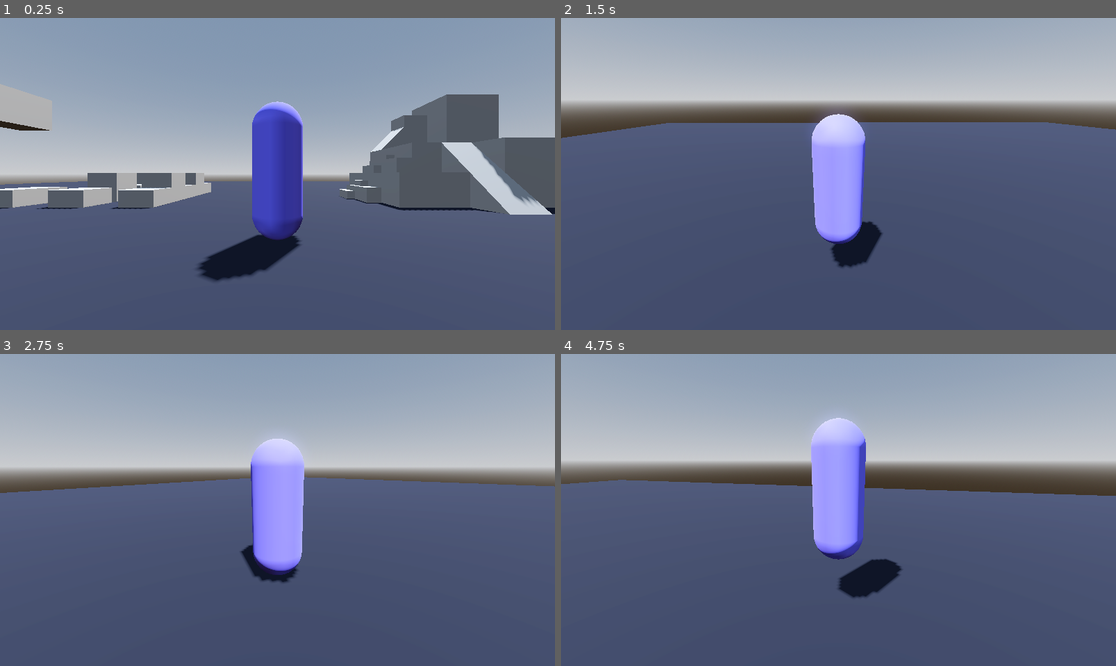
Above: before the commit, frames 1-4 (two rows, left to right).
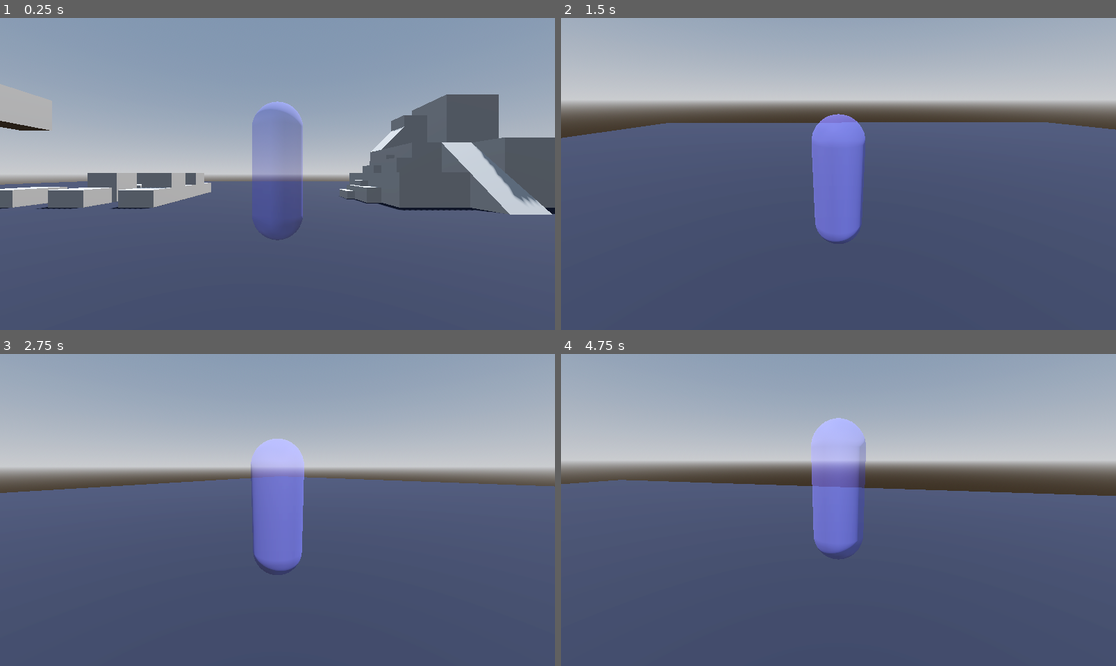
Above: after the commit, the same moments.

Repository: PantheraDigital/GodotCharacterStep
Game: Godot game, scene res://scenes/level.tscn
The game is run twice, just before and just after one commit, with the same random seed, the same clock (stepped at 60 frames per second) and the same inputs.
Inputs (mouse positions are in pixels of both pictures, inside the frame that each line leads up to):
- Up to frame 1 (0.25 s): no input
- Up to frame 2 (1.5 s): move the mouse to (960, 158) at 0.52 s; hold D (move_right) 0.53-1.28 s; click (960, 158) at 0.67 s; tap Space (jump) at 0.77 s; move the mouse to (810, 174) at 1.27 s; hold W (move_forward) from 1.28 s (still down)
- Up to frame 3 (2.75 s): keep holding W (move_forward); tap Space (jump) at 1.52 s; move the mouse to (288, 503) at 2.02 s
- Up to frame 4 (4.75 s): keep holding W (move_forward); move the mouse to (832, 516) at 2.77 s; click (832, 516) at 2.92 s; tap Space (jump) at 3.02, 3.77, 4.52 s; move the mouse to (877, 513) at 3.52 s; move the mouse to (794, 506) at 4.27 s

The runs differ from the first frame. In frame 1, 5.1% of the frame differs, in the area x 1-97%, y 25-85%; in frame 2, 4.3%; in frame 3, 3.5%; in frame 4, 4.2%.

Commit message:
snapped_intersect_ray update
added snapped_intersect_ray function that uses raytraces parallel to the ground to reduce step_up calls. 
step_up has also been improved for more accurate usage. It now returns a dictionary with the collision point and collision normal rather than just a location to move to. This was done to make the returned results more clear and usage of the results in other scripts less constrained to a specific implementation by returning general data.

Diff:
--- a/scenes/level.tscn
+++ b/scenes/level.tscn
@@ -35,7 +35,7 @@
 environment = SubResource("Environment_oi3di")
 
 [node name="CharacterBody3D" parent="." instance=ExtResource("1_w7c3h")]
-transform = Transform3D(1, 0, 0, 0, 1, 0, 0, 0, 1, 0.0281525, 0.981714, -0.721107)
+transform = Transform3D(1, 0, 0, 0, 1, 0, 0, 0, 1, 0.0281525, 1.01738, -0.721107)
 
 [node name="MeshInstance3D" type="MeshInstance3D" parent="."]
 transform = Transform3D(1, 0, 0, 0, 1, 0, 0, 0, 1, 0, -0.5, 0)
--- a/scenes/player.tscn
+++ b/scenes/player.tscn
@@ -6,13 +6,15 @@
 radius = 0.375
 
 [sub_resource type="StandardMaterial3D" id="StandardMaterial3D_3vyb7"]
-albedo_color = Color(0.429667, 0.41, 1, 1)
+transparency = 1
+albedo_color = Color(0.429667, 0.41, 1, 0.368627)
 
 [sub_resource type="CapsuleMesh" id="CapsuleMesh_4flbx"]
 material = SubResource("StandardMaterial3D_3vyb7")
 radius = 0.375
 
 [node name="CharacterBody3D" type="CharacterBody3D"]
+floor_constant_speed = true
 script = ExtResource("1_4flbx")
 
 [node name="CollisionShape3D" type="CollisionShape3D" parent="."]
--- a/scripts/Player.gd
+++ b/scripts/Player.gd
@@ -54,14 +54,40 @@
 		velocity.x = move_toward(velocity.x, 0, SPEED)
 		velocity.z = move_toward(velocity.z, 0, SPEED)
 
+
+	var perform_step := false
+	if !move_direction.is_zero_approx():
+		# set up variables
+		var start : Vector3 = Vector3(global_position.x, global_position.y - (_collision_shape_3d.shape.height / 2), global_position.z)
+		var start_offset : Vector3 = Vector3.ZERO
+		var direction : Vector3 = Vector3(velocity.x, 0.0, velocity.z).normalized()
+		var width : float = _collision_shape_3d.shape.radius * 0.5
+		var full_width : float = width + _collision_shape_3d.shape.radius
+		# perform ray casts
+		var center_result = CharacterStep3D.snapped_intersect_ray(get_world_3d().direct_space_state, start, direction, full_width, false, [self])
+		start_offset = ((direction.rotated(Vector3.UP, deg_to_rad(90))).normalized() * width)
+		var left_result = CharacterStep3D.snapped_intersect_ray(get_world_3d().direct_space_state, start + start_offset, direction, full_width, false, [self])
+		start_offset = ((direction.rotated(Vector3.UP, deg_to_rad(-90))).normalized() * width)
+		var right_result = CharacterStep3D.snapped_intersect_ray(get_world_3d().direct_space_state, start + start_offset, direction, full_width, false, [self])
+		# process results
+		if center_result.has("normal"):
+			perform_step = center_result.normal.angle_to(Vector3.UP) > floor_max_angle
+		elif left_result.has("normal"):
+			perform_step = left_result.normal.angle_to(Vector3.UP) > floor_max_angle
+		elif right_result.has("normal"):
+			perform_step = right_result.normal.angle_to(Vector3.UP) > floor_max_angle
+		elif center_result.has("error") and left_result.has("error") and right_result.has("error") and get_floor_normal().angle_to(Vector3.UP) <= floor_max_angle:
+			# trigger step if all rays fail
+			# this is good for small steps
+			perform_step = true
+
 	# step_up should come BEFORE move_and_slide
 	# move_and_slide will smooth the movement of the character after step_up
-	if !move_direction.is_zero_approx():
-		var step : Vector3 = CharacterStep3D.step_up(self, _collision_shape_3d, MAX_STEP_UP)
-		if step != global_position:
-			global_position = step
-			# alternate usage
-			#global_position.y = step.y
+	if !move_direction.is_zero_approx() and perform_step:
+		var step : Dictionary = CharacterStep3D.step_up(self, _collision_shape_3d, MAX_STEP_UP)
+		if step and step["normal"].angle_to(Vector3.UP) <= floor_max_angle:
+			# center point of player is in the middle so we need to raise it half of its height to align the bottom to the ground
+			global_position.y = step["point"].y + (_collision_shape_3d.shape.height / 2)
 
 	move_and_slide()
 
--- a/scripts/character_step.gd
+++ b/scripts/character_step.gd
@@ -34,8 +34,6 @@
 
 ## Project the CharacterBody3D down to find suitable ground to “step down” to.
 ## Place AFTER CharacterBody3D.move_and_slide()
-##
-## Uses CharacterBody3D velocity to determine projection direction, unless direction argument is set (use a normalized vector)
 ##
 ## Returns a global position for the CharacterBody3D to move to.
 ##   The position is either a found suitable location to “step down” to,
@@ -84,59 +82,139 @@
 ## Project the CharacterBody3D up and over a ledge to find suitable ground to “step up” to.
 ## Place BEFORE CharacterBody3D.move_and_slide()
 ##
-## Uses CharacterBody3D velocity to determine projection direction, unless direction argument is set (use a normalized vector)
-##
-## Returns a global position for the CharacterBody3D to move to.
-##    The position is either a found suitable location to “step up” to,
-##    or the CharacterBody3D’s current global_position indicating no movement can be taken.
-static func step_up(body : CharacterBody3D, collider : CollisionShape3D, max_step_height : float, direction : Vector3 = Vector3.INF) -> Vector3:
+## Use distance to override the distance step_up checks for steps. Defaultly uses half of the collider size.
+## Use direction to override the direction step_up checks for steps. Defailtly uses body.velocity without body.velocity.y
+##
+## Returns a Dictionary of the ledge position and ledge normal
+static func step_up(body : CharacterBody3D, collider : CollisionShape3D, max_step_height : float, distance : float = -1.0, direction : Vector3 = Vector3.INF) -> Dictionary:
+	const BAD_POSITION = {"point":Vector3.INF, "normal":Vector3.INF}
 	if body.velocity.is_zero_approx():
-		return body.global_position
+		return BAD_POSITION
 
 	var body_test_result = PhysicsTestMotionResult3D.new()
 	var body_test_params = PhysicsTestMotionParameters3D.new()
 
-	# colision projections will go forward 1/4 the width of the collider
-	var vel_normalized : Vector3 = direction if (!direction.is_equal_approx(Vector3.INF)) else body.velocity.normalized()
-	var collider_width : float = 0.0
-	if "radius" in collider.shape:
-		collider_width = collider.shape.radius / 2.0
-	elif "size" in collider.shape:
-		collider_width = (collider.shape.size.z / 2.0) / 2.0
+	var vel_normalized : Vector3 = direction if direction.is_normalized() else direction.normalized()
+	if (direction.is_equal_approx(Vector3.INF)):
+		# remove gravity to project straight forward
+		vel_normalized = Vector3(body.velocity.x, 0.0, body.velocity.z).normalized()
+
+	var collider_width : float = distance
+	if distance < 0.0:
+		# colision projections will go forward 1/4 the width of the collider
+		if "radius" in collider.shape:
+			collider_width = collider.shape.radius / 2.0
+		elif "size" in collider.shape:
+			collider_width = (collider.shape.size.z / 2.0) / 2.0
 
 	body_test_params.from = body.global_transform
 	body_test_params.motion = vel_normalized * collider_width
-	body_test_params.motion.y = 0.0 # remove gravity to project straight forward
 
 
 	# project forward #
 	if !PhysicsServer3D.body_test_motion(body.get_rid(), body_test_params, body_test_result):
-		return body.global_position
+		return BAD_POSITION
 
 	var remaining_forward_vector : Vector3 = body_test_result.get_remainder()
 	body_test_params.from = body_test_params.from.translated(body_test_result.get_travel())
-
 
 	# project up #
 	body_test_params.motion = Vector3(0, max_step_height, 0)
 	PhysicsServer3D.body_test_motion(body.get_rid(), body_test_params, body_test_result)
 	body_test_params.from = body_test_params.from.translated(body_test_result.get_travel())
 
-
 	# project forward remaining forward dist #
 	body_test_params.motion = remaining_forward_vector
 	PhysicsServer3D.body_test_motion(body.get_rid(), body_test_params, body_test_result)
 	body_test_params.from = body_test_params.from.translated(body_test_result.get_travel())
 
-
 	# project down #
 	body_test_params.motion = Vector3(0, -max_step_height, 0)
 	if !PhysicsServer3D.body_test_motion(body.get_rid(), body_test_params, body_test_result):
-		return body.global_position
+		return BAD_POSITION
 
 	if body.floor_max_angle < Vector3.UP.angle_to(body_test_result.get_collision_normal()):
-		return body.global_position
-
-	body_test_params.from = body_test_params.from.translated(body_test_result.get_travel())
+		return BAD_POSITION
+
 	# the returned position is at the height of the step and the distance of the first projection forward (aka the step ledge)
-	return body_test_params.from.origin - remaining_forward_vector
+	return {"point": body_test_result.get_collision_point(), "normal": body_test_result.get_collision_normal()}
+
+## Snap intersect ray to the ground below origin, making it parallel to the ground.
+## Will not raycast if ground is not found, unless allways_cast is set true.
+## Will exclude RIDs passed into exclude array. Use CollisionObject3D.get_rid() to get the RID associated with a CollisionObject3D-derived node.
+##
+## Returns the results of the intersect_ray parallel to the ground or empty Dictionary if no collision.
+## Returns {"error":"message"} if allways_cast is false and ray could not be aligned to ground.
+static func snapped_intersect_ray(space_state : PhysicsDirectSpaceState3D, origin : Vector3, direction : Vector3, length : float, allways_cast : bool = false, exclude : Array = [], stabilizer_width : float = 0.01, stabilizer_height : float = 0.3) -> Dictionary:
+	# visualization of rays
+	#  A__B
+	#  |\ |
+	#  | \|
+	#  X__C___x
+	#  |
+	#  |
+	#  Y
+	#
+	# X = origin
+	# A = stabilizer origin
+	#
+	# X->Y = floor normal ray (stabilizer_height + (stabilizer_height/2))
+	# B->C = front stabalizer ray (stabilizer_height + VERTICAL_EXTENSION + slope_adjustment)
+	# b->c = back stabalizer ray (stabilizer_height + VERTICAL_EXTENSION + slope_adjustment)
+	# X->x = floor aligned raytrace (length)
+	#
+	# X->A = (stabilizer_height)
+	# A->B = (stabilizer_width)
+	const VERTICAL_EXTENSION : float = 0.2
+	var query : PhysicsRayQueryParameters3D = null
+
+	query = PhysicsRayQueryParameters3D.create(Vector3(origin.x, origin.y + (stabilizer_height * 0.5), origin.z), Vector3(origin.x, origin.y - stabilizer_height, origin.z))
+	query.exclude = exclude
+	var init_result : Dictionary = space_state.intersect_ray(query)
+	if !init_result:
+		if allways_cast:
+			query = PhysicsRayQueryParameters3D.create(origin, origin + (direction * length))
+			query.exclude = exclude
+			return space_state.intersect_ray(query)
+		else:
+			return {"error":"no ground"} # no ground
+
+	var floor_normal : Vector3 = init_result.normal
+	var floor_angle : float = Vector3.UP.angle_to(floor_normal) if Vector3.UP.angle_to(floor_normal) < deg_to_rad(90.0) else deg_to_rad(89.9) # clamp floor angle
+
+	if !direction.is_normalized():
+		direction = direction.normalized()
+
+	# front stabilizer ray
+	var A : Vector3 = Vector3(origin.x, origin.y + stabilizer_height, origin.z)
+	var B : Vector3 = A + (direction * stabilizer_width)
+	var slope_adjustment : float = (A.distance_to(B) * tan(floor_angle)) # doesn't work with 90 deg or greater
+	var height : float = stabilizer_height + slope_adjustment + VERTICAL_EXTENSION
+	var C : Vector3 = Vector3(B.x, B.y - height, B.z)
+
+	query = PhysicsRayQueryParameters3D.create(B,C)
+	query.exclude = exclude
+	var front_result : Dictionary = space_state.intersect_ray(query)
+
+	# back stabilizer ray
+	var b : Vector3 = A
+	var c : Vector3 = Vector3(b.x, b.y - height, b.z)
+
+	query = PhysicsRayQueryParameters3D.create(b,c)
+	query.exclude = exclude
+	var back_result : Dictionary = space_state.intersect_ray(query)
+
+	# floor aligned ray
+	var dir : Vector3 = origin + (direction * length)
+	var start : Vector3 = origin
+	if front_result and back_result:
+		dir = (front_result.position - back_result.position).normalized()
+		start = back_result.position
+		start.y += 0.01 # small height adjustment to keep ray out of ground
+	elif !allways_cast:
+		return {"error":"stabilizer leg fail"} # trouble aligning
+
+
+	query = PhysicsRayQueryParameters3D.create(start, start + (dir * length))
+	query.exclude = exclude
+	return space_state.intersect_ray(query)
